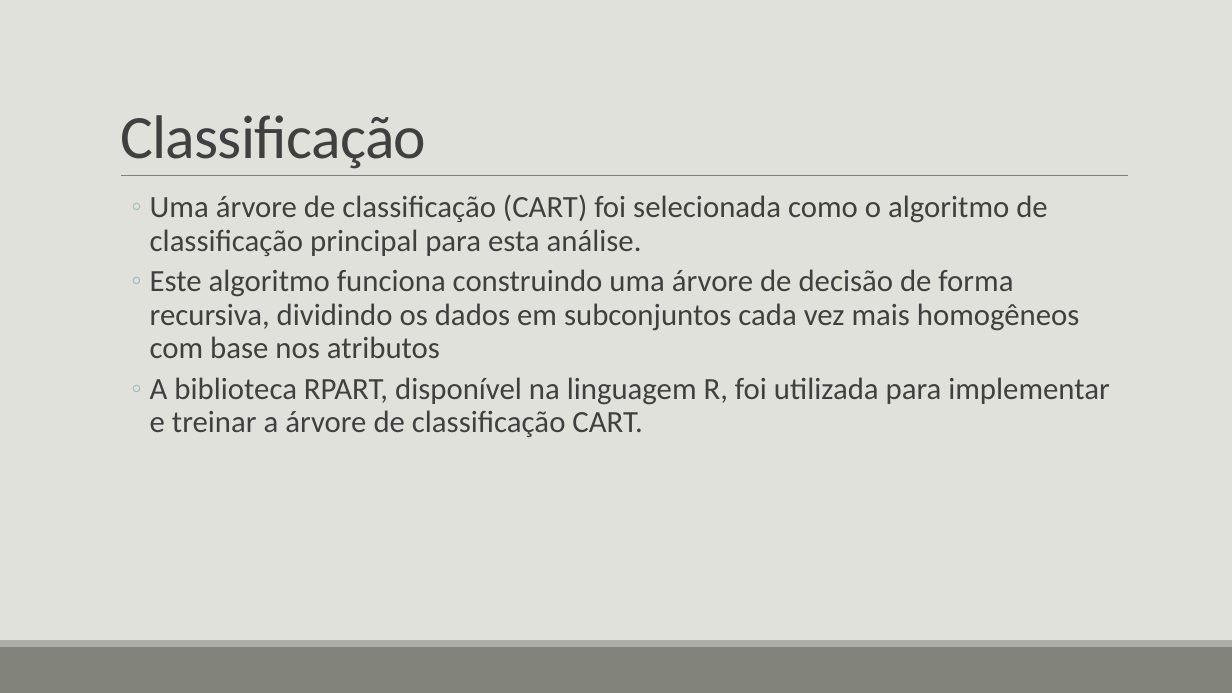
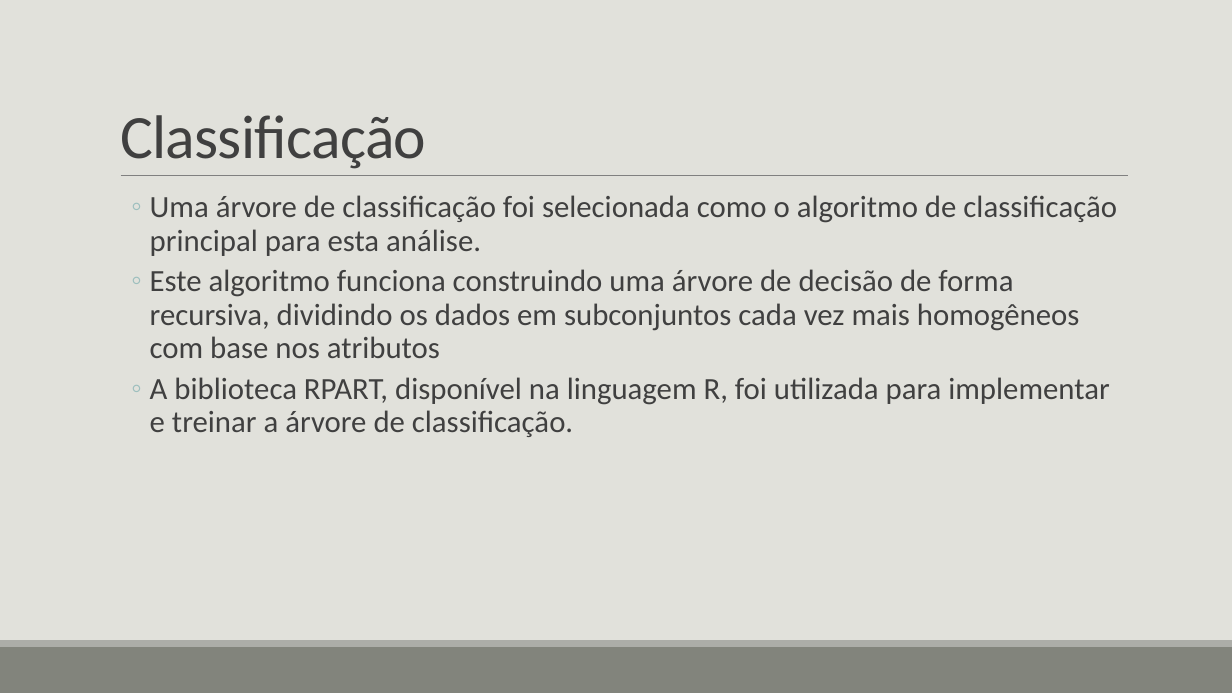
Before and after one commit to gvheisler/KDD-COVID-19, a slide deck: slide 20 of presentation/presentation.pptx (slide 21 before the commit). Drawn at 1232x693 pixels with LibreOffice and Linux fonts; fonts in the diff are those of the drawing. Boxes give left, top, right and bottom in pixels: in the first picture for what was removed or moved away, otherwise in the second. Text is boxed around its words. In the diff, an @@ line names an element or a change of style, - is before the commit and + after.

Commit message:
presentation

```diff
--- a/presentation/presentation.pptx
+++ b/presentation/presentation.pptx
@@ text at [150, 195, 1117, 256]: text changed @@
-  ◦ Uma árvore de classificação (CART) foi selecionada como o algoritmo de classificação principal para esta análise.
+  ◦ Uma árvore de classificação foi selecionada como o algoritmo de classificação principal para esta análise.
@@ text at [150, 377, 1109, 437]: text changed @@
-  ◦ A biblioteca RPART, disponível na linguagem R, foi utilizada para implementar e treinar a árvore de classificação CART.
+  ◦ A biblioteca RPART, disponível na linguagem R, foi utilizada para implementar e treinar a árvore de classificação.
```
Also in this commit, not shown: 4 other slides changed, 1 slide added, 2 slides removed.
